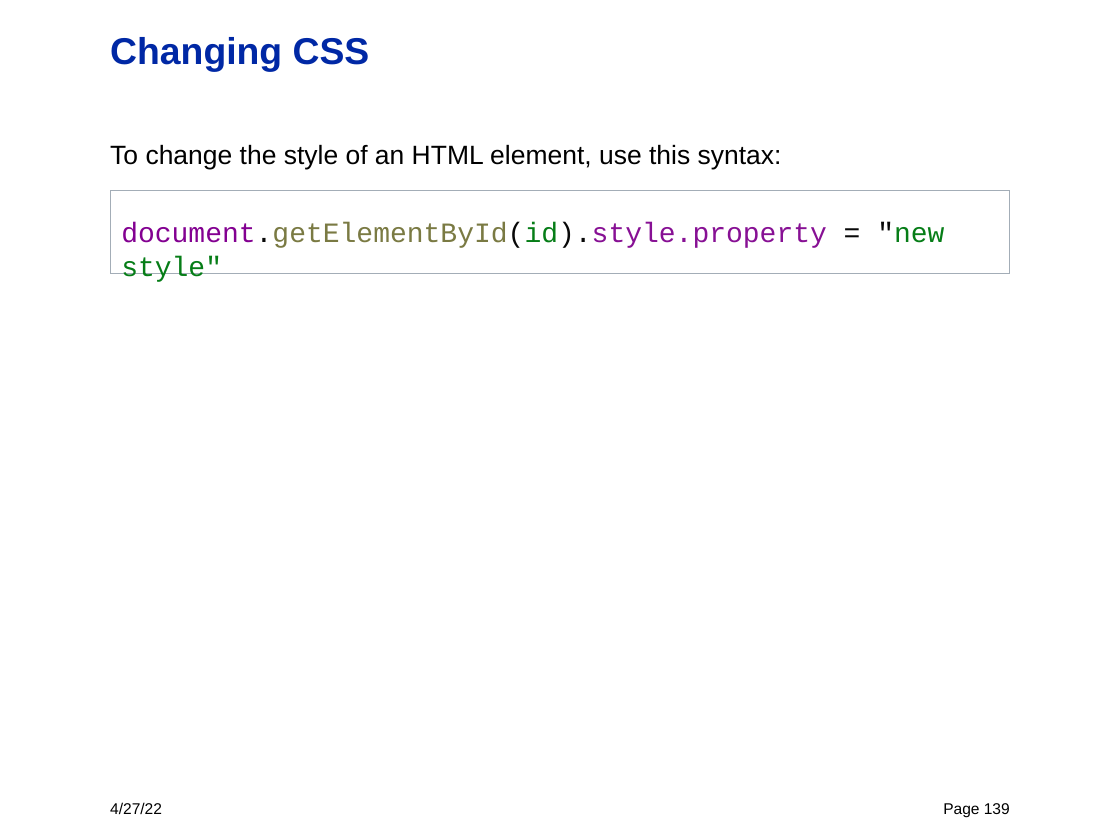
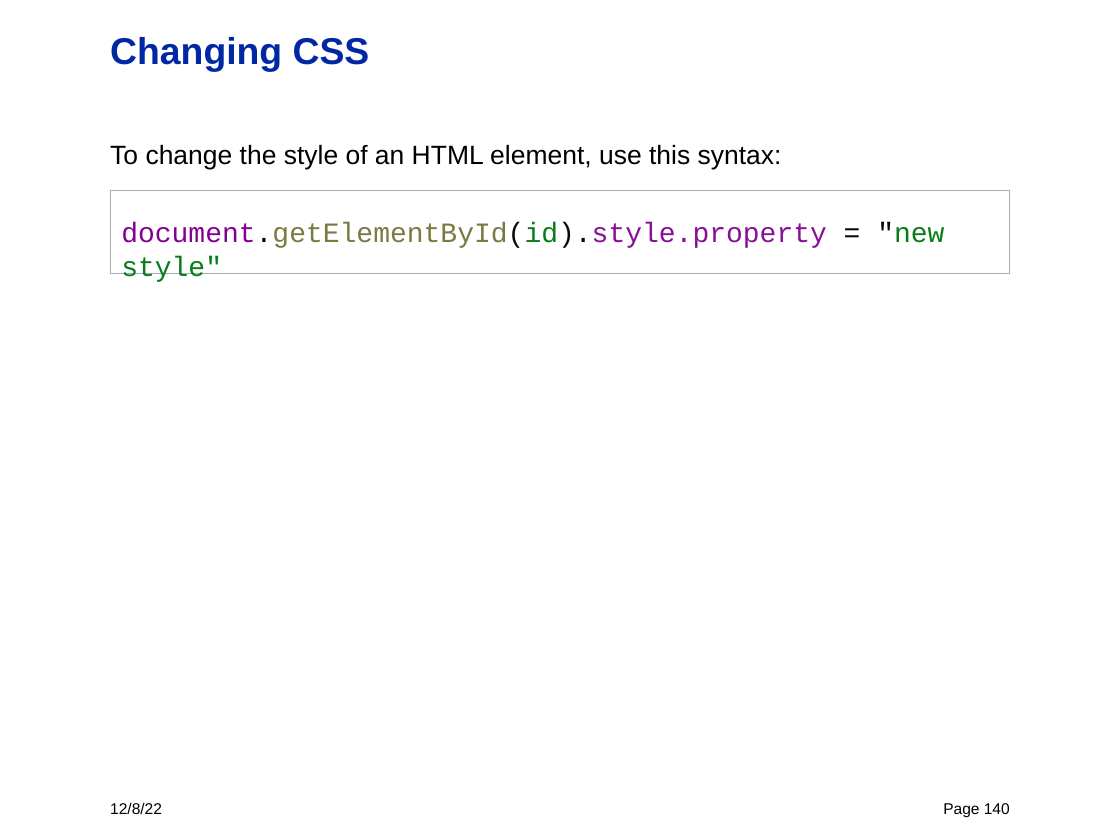
Before and after one commit to dpinezich/ajs_22, a slide deck: slide 140 of presentation/course_2022_javascript_idzuerich_dpinezich.pptx (slide 139 before the commit). Drawn at 1120x840 pixels with LibreOffice and Linux fonts; fonts in the diff are those of the drawing. Boxes give left, top, right and bottom in pixels: in the first picture for what was removed or moved away, otherwise in the second. Text is boxed around its words. In the diff, an @@ line names an element or a change of style, - is before the commit and + after.

```diff
--- a/presentation/course_2022_javascript_idzuerich_dpinezich.pptx
+++ b/presentation/course_2022_javascript_idzuerich_dpinezich.pptx
@@ text at bbox=[110, 802, 162, 814]: text changed @@
-4/27/22
+12/8/22
@@ page number at bbox=[943, 803, 1010, 818]: text changed @@
-Page 139
+Page 140
```
Also in this commit, not shown: 131 other slides changed, 1 slide added, 1 other file.
